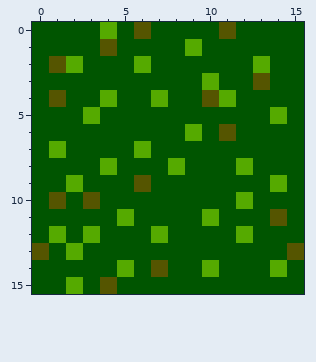
Two versions of one pixel-art sprite, asset/img/Grass.png. This is how it looked before the edit.
The file is 32x32 pixels, drawn in blocks of 2x2; one block is one cell here.
After the commit:
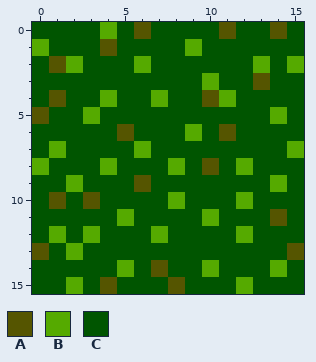
Palette (. is transparent): A #555500  B #55aa00  C #005500
Message: slightly improved grass and plateau tiles
What changed:
{"y":0,"x":14,"old":"C","new":"A"}
{"y":1,"x":0,"old":"C","new":"B"}
{"y":2,"x":15,"old":"C","new":"B"}
{"y":5,"x":0,"old":"C","new":"A"}
{"y":6,"x":5,"old":"C","new":"A"}
{"y":7,"x":15,"old":"C","new":"B"}
{"y":8,"x":0,"old":"C","new":"B"}
{"y":8,"x":10,"old":"C","new":"A"}
{"y":10,"x":8,"old":"C","new":"B"}
{"y":15,"x":8,"old":"C","new":"A"}
{"y":15,"x":12,"old":"C","new":"B"}
{"label":"changed","picture_box":[270,22,304,73]}
{"label":"changed","picture_box":[32,39,219,209]}
{"label":"changed","picture_box":[287,141,304,158]}
{"label":"changed","picture_box":[168,277,185,294]}
{"label":"changed","picture_box":[236,277,253,294]}
